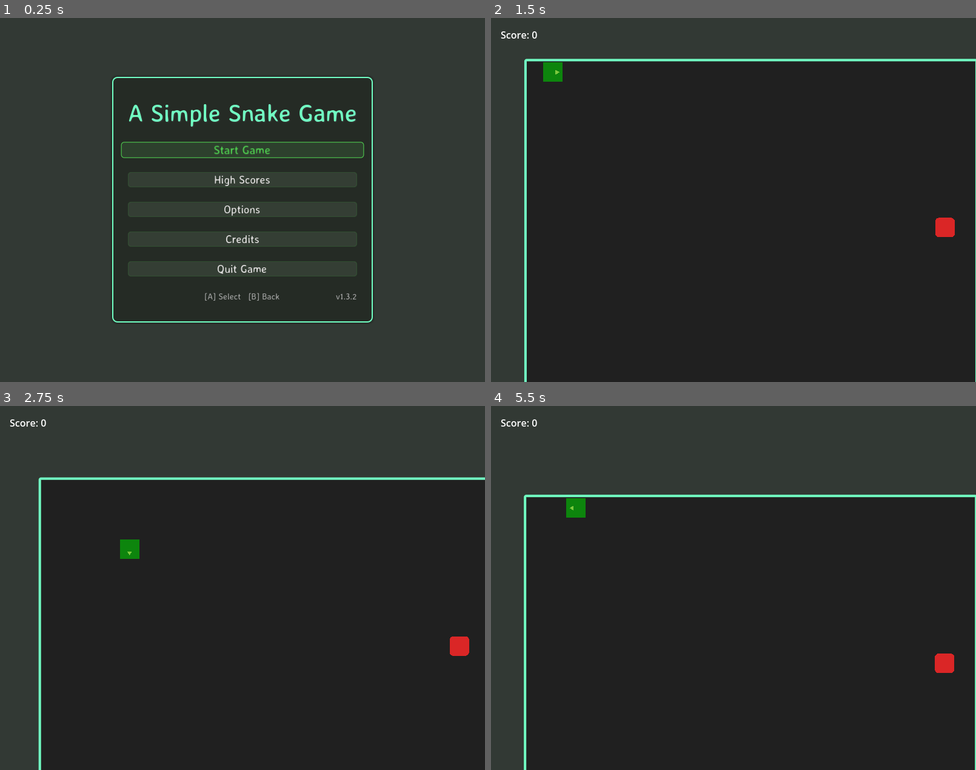
Above: before the commit, frames 1-4 (two rows, left to right).
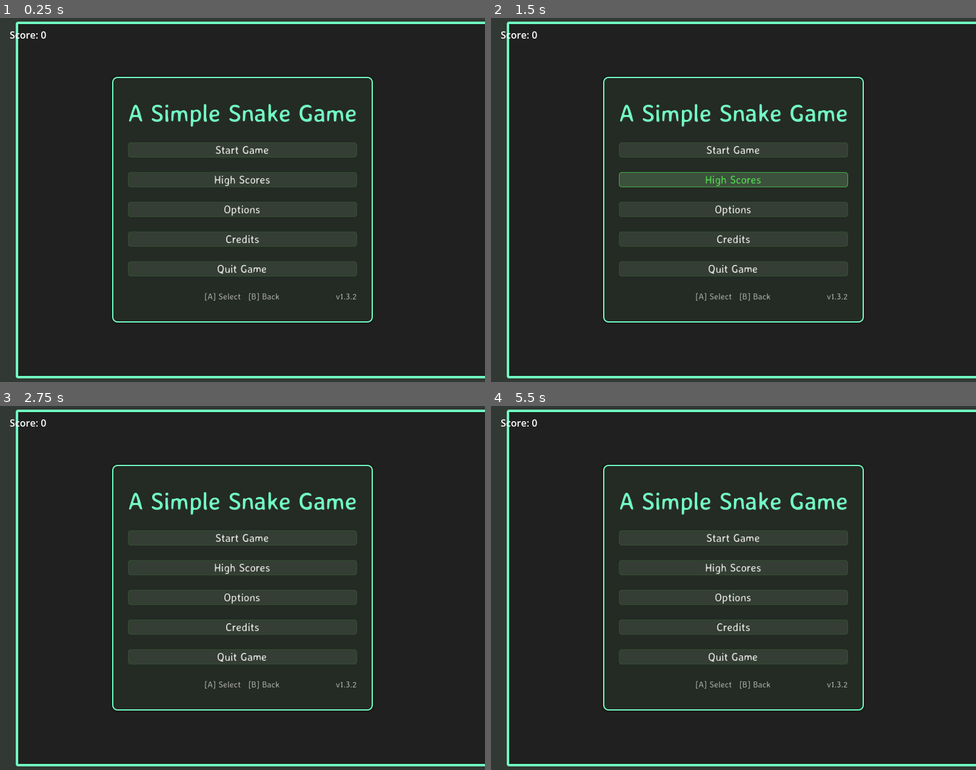
Above: after the commit, the same moments.

Repository: bluehexagons/snake2d
Game: Godot game, scene res://scenes/main/main.tscn
Two runs of this game, one before a commit and one after it. Both use one fixed random seed, a clock stepped at 60 frames per second and the inputs below.
Inputs (mouse positions are in pixels of both pictures, inside the frame that each line leads up to):
- Up to frame 1 (0.25 s): no input
- Up to frame 2 (1.5 s): click (733, 149) at 0.5 s, where only the run before the commit has a clickable "Start Game"; tap Enter at 1.25 s; move the mouse to (840, 181) at 1.27 s; hold Right (right) from 1.28 s (still down); click (840, 181) at 1.42 s
- Up to frame 3 (2.75 s): move the mouse to (145, 606) at 2.02 s; release Right (right) at 2.03 s; hold Down (down) from 2.03 s (still down); click (145, 606) at 2.17 s
- Up to frame 4 (5.5 s): move the mouse to (782, 507) at 2.77 s; release Down (down) at 2.78 s; hold Right (right) 2.78-3.53 s; click (782, 507) at 2.92 s; move the mouse to (709, 660) at 3.52 s; hold Up (ui_up) 3.53-4.28 s; click (709, 660) at 3.67 s; move the mouse to (879, 642) at 4.27 s; hold Left (left) 4.28-5 s; click (879, 642) at 4.42 s; tap Escape (ui_cancel) at 4.9 s; click (733, 584) at 5 s, where only the run before the commit has a clickable "Resume"

The runs differ from the first frame. In frame 1, 58% of the frame differs, in the area x 2-100%, y 1-99%; in frame 2, 28%; in frame 3, 34%; in frame 4, 36%.
Error after the commit: Parse Error: Unexpected identifier "game_manager" in class body. (res://scenes/main/main.gd:55)

Commit message:
Fix bugs and code quality issues (w/llm)
- Fix high scores overwritten on first game after restart
- Fix food.eat() returning null on double-call
- Fix high scores menu polling every frame
- Fix silent call-order dependency in food consumption
- Remove unused reset_game() method
- Fix ConfirmationDialog nodes never being freed
- Remove global input state set in instance code
- Remove unused ui_state_manager field in GameManager
- Remove dead speed constants in config.gd
- Rename snake_camera game_manager property to gameplay
- Fix double pause dispatch path

Diff:
--- a/autoload/config.gd
+++ b/autoload/config.gd
@@ -5,9 +5,6 @@
 const GRID_HEIGHT: int = 18
 
 const MAX_HIGH_SCORES: int = 100
-const STARTING_SPEED: float = 7.0
-const SPEED_INCREMENT: float = 0.5
-const MAX_SPEED: float = 20.0
 
 const CAMERA_LOOK_AHEAD: float = 3.0
 const CAMERA_SMOOTHING: float = 0.115
--- a/autoload/game_manager.gd
+++ b/autoload/game_manager.gd
@@ -18,12 +18,9 @@
 var gameplay: Node
 var save_data_util: RefCounted
 var config: RefCounted
-var ui_state_manager: Node
 
 func _ready() -> void:
-	# Load high scores on startup
-	if save_data_util:
-		high_scores = save_data_util.load_high_scores()
+    pass
 
 func start_game() -> void:
 	is_running = true
@@ -87,10 +84,7 @@
 
 	# Notify UI
 	game_over.emit(final_score)
-	high_scores_updated.emit(high_scores)
-
-func reset_game() -> void:
-	end_game(0)  # This will handle cleanup and reset
+high_scores_updated.emit(high_scores)
 
 func add_score(points: int) -> void:
 	if not is_running:
@@ -119,13 +113,11 @@
 		gameplay.score_updated.connect(_on_gameplay_score_updated)
 
 func set_save_data_util(save_data: RefCounted) -> void:
-	save_data_util = save_data
+    save_data_util = save_data
+    high_scores = save_data_util.load_high_scores()
 
 func set_config(config_node: RefCounted) -> void:
-	config = config_node
-
-func set_ui_state_manager(ui_manager: Node) -> void:
-	ui_state_manager = ui_manager
+    config = config_node
 
 func set_paused(paused: bool) -> void:
 	if paused:
--- a/scenes/food/food.gd
+++ b/scenes/food/food.gd
@@ -72,9 +72,11 @@
 # Public: gameplay calls this when the snake eats the food. The node frees itself
 # at the end of the animation. Returns the tween so callers can await it if needed.
 func eat() -> Tween:
-	if _eaten:
-		return null
-	_eaten = true
+    if _eaten:
+        var noop := create_tween()
+        noop.tween_callback(func() -> void: pass)
+        return noop
+    _eaten = true
 	# Make sure we draw beneath the snake head so it slides over us.
 	z_index = -1
 	var tween := create_tween()
--- a/scenes/main/gameplay.gd
+++ b/scenes/main/gameplay.gd
@@ -167,11 +167,12 @@
 
 	tail_positions.insert(0, new_position)
 
-	var ate_food: bool = food and (new_position == food.position)
-	if ate_food:
-		snake.grow()
-		_consume_food()
-		spawn_food()
+var ate_food: bool = food and (new_position == food.position)
+if ate_food:
+    var food_pos := food.position
+    snake.grow(food_pos)
+    _consume_food()
+    spawn_food()
 	else:
 		if tail_positions.size() > tail_segments.size() + 1:
 			tail_positions.pop_back()
@@ -194,48 +195,48 @@
 				_on_snake_died()
 				return
 
-func _on_snake_grew() -> void:
-	AudioManager.play_eat()
-
-	var segment: ColorRect
-	if tail_segment_pool.size() > 0:
-		segment = tail_segment_pool.pop_back()
-	else:
-		segment = ColorRect.new()
-
-	segment.size = Vector2(ConfigData.GRID_SIZE, ConfigData.GRID_SIZE)
-
-	var base_color := Color(0.0862745, 0.741176, 0.0862745)
-	var segment_count := tail_segments.size()
-
-	if segment_count == 0:
-		segment.color = base_color.darkened(0.1)
-	else:
-		var progress := float(segment_count) / 20.0
-		var hue_shift := randf_range(-0.02, 0.02)
-		var new_color := base_color.lightened(progress * 0.3)
-		new_color = Color.from_hsv(
-			fmod(new_color.h + hue_shift, 1.0),
-			new_color.s,
-			new_color.v
-		)
-		segment.color = new_color
-
-	segment.position = food.position
-	segment.show()
-
-	if segment.get_parent() == null:
-		game_world.add_child(segment)
-	tail_segments.append(segment)
-	# Placeholder; the real visual-prev for new segments is set in `_on_snake_moved`
-	# after the per-segment positions are finalized so the new segment doesn't visibly slide.
-	tail_prev_positions.append(segment.position)
-
-	_update_game_speed()
-
-	score += 10
-	score_updated.emit(score)
-	snake_grew.emit(segment.position)
+func _on_snake_grew(food_position: Vector2) -> void:
+    AudioManager.play_eat()
+
+    var segment: ColorRect
+    if tail_segment_pool.size() > 0:
+        segment = tail_segment_pool.pop_back()
+    else:
+        segment = ColorRect.new()
+
+    segment.size = Vector2(ConfigData.GRID_SIZE, ConfigData.GRID_SIZE)
+
+    var base_color := Color(0.0862745, 0.741176, 0.0862745)
+    var segment_count := tail_segments.size()
+
+    if segment_count == 0:
+        segment.color = base_color.darkened(0.1)
+    else:
+        var progress := float(segment_count) / 20.0
+        var hue_shift := randf_range(-0.02, 0.02)
+        var new_color := base_color.lightened(progress * 0.3)
+        new_color = Color.from_hsv(
+            fmod(new_color.h + hue_shift, 1.0),
+            new_color.s,
+            new_color.v
+        )
+        segment.color = new_color
+
+segment.position = food_position
+    segment.show()
+
+    if segment.get_parent() == null:
+        game_world.add_child(segment)
+    tail_segments.append(segment)
+    # Placeholder; the real visual-prev for new segments is set in `_on_snake_moved`
+    # after the per-segment positions are finalized so the new segment doesn't visibly slide.
+    tail_prev_positions.append(segment.position)
+
+    _update_game_speed()
+
+    score += 10
+    score_updated.emit(score)
+    snake_grew.emit(food_position)
 
 func _on_snake_died() -> void:
 	AudioManager.play_die()
--- a/scenes/main/main.gd
+++ b/scenes/main/main.gd
@@ -52,9 +52,8 @@
 
 	game_manager.set_gameplay(gameplay)
 	game_manager.set_save_data_util(SaveDataUtil)
-	game_manager.set_config(ConfigData)
-	game_manager.set_ui_state_manager(ui_state_manager)
-	camera_node.game_manager = gameplay
+game_manager.set_config(ConfigData)
+    camera_node.gameplay = gameplay
 
 	ui_state_manager.state_changed.connect(_on_ui_state_changed)
 	ui_state_manager.pause_state_changed.connect(_on_pause_state_changed)
--- a/scenes/main/snake_camera.gd
+++ b/scenes/main/snake_camera.gd
@@ -6,7 +6,7 @@
 var target := Vector2.ZERO
 var game_width := 0
 var game_height := 0
-var game_manager: Node = null
+var gameplay: Node = null
 
 func _ready() -> void:
 	game_width = ConfigData.get_game_width()
@@ -22,7 +22,7 @@
 		position = position.lerp(target, weight)
 
 func _physics_process(_delta: float) -> void:
-	if get_tree().is_paused() or game_manager == null:
+	if get_tree().is_paused() or gameplay == null:
 		return
 
 	# Calculate camera target based on weighted factors:
@@ -31,10 +31,10 @@
 	# - Food attraction: draws camera toward food
 	# - Snake center: focuses on the snake's body mass center
 	var center := Vector2(float(game_width)/2.0, float(game_height)/2.0)
-	var snake_position: Vector2 = game_manager.get_snake_position()
-	var look_ahead: Vector2 = snake_position + (game_manager.get_snake_direction() * 32 * ConfigData.CAMERA_LOOK_AHEAD)
-	var food_pos: Vector2 = game_manager.get_food_position()
-	var snake_center: Vector2 = game_manager.get_weighted_snake_center()
+	var snake_position: Vector2 = gameplay.get_snake_position()
+	var look_ahead: Vector2 = snake_position + (gameplay.get_snake_direction() * 32 * ConfigData.CAMERA_LOOK_AHEAD)
+	var food_pos: Vector2 = gameplay.get_food_position()
+	var snake_center: Vector2 = gameplay.get_weighted_snake_center()
 
 	var new_target: Vector2 = (
 		look_ahead * ConfigData.LOOK_AHEAD_WEIGHT +
--- a/scenes/snake/snake.gd
+++ b/scenes/snake/snake.gd
@@ -3,7 +3,7 @@
 const ConfigData = preload("res://autoload/config.gd")
 
 signal moved(new_position: Vector2)
-signal grew()
+signal grew(food_position: Vector2)
 signal died()
 signal first_move()
 
@@ -19,9 +19,7 @@
 var _direction_indicator: Polygon2D
 
 func _ready() -> void:
-	Input.emulate_touch_from_mouse = true
-	Input.emulate_mouse_from_touch = true
-	position = position.snapped(Vector2(ConfigData.GRID_SIZE, ConfigData.GRID_SIZE))
+    position = position.snapped(Vector2(ConfigData.GRID_SIZE, ConfigData.GRID_SIZE))
 	logical_position = position
 	visual_prev_position = position
 
@@ -88,8 +86,8 @@
 	can_move = true
 	moved.emit(new_position)
 
-func grow() -> void:
-	grew.emit()
+func grow(food_position: Vector2) -> void:
+    grew.emit(food_position)
 
 func hide_indicator() -> void:
 	_direction_indicator.hide()
--- a/scenes/ui/high_scores_menu.gd
+++ b/scenes/ui/high_scores_menu.gd
@@ -10,17 +10,19 @@
 const SCROLL_SPEED: float = 6.66
 
 func _ready() -> void:
-	back_button.pressed.connect(_on_back_pressed)
-	back_button.button_down.connect(AudioManager.play_click)
-	back_button.focus_entered.connect(AudioManager.play_focus)
+    back_button.pressed.connect(_on_back_pressed)
+    back_button.button_down.connect(AudioManager.play_click)
+    back_button.focus_entered.connect(AudioManager.play_focus)
+    set_process(false)
+    visibility_changed.connect(_on_visibility_changed)
+
+func _on_visibility_changed() -> void:
+    set_process(self.visible)
 
 func _process(_delta: float) -> void:
-	if not self.visible:
-		return
-
-	var scroll_input: float = Input.get_axis("ui_up", "ui_down")
-	if scroll_input != 0:
-		scroll_container.scroll_vertical += int(scroll_input * SCROLL_SPEED)
+    var scroll_input: float = Input.get_axis("ui_up", "ui_down")
+    if scroll_input != 0:
+        scroll_container.scroll_vertical += int(scroll_input * SCROLL_SPEED)
 
 func update_scores(scores: Array[int]) -> void:
 	for child in scores_list.get_children():
--- a/scenes/ui/options_menu.gd
+++ b/scenes/ui/options_menu.gd
@@ -80,9 +80,11 @@
 	fullscreen_button.text = str("Fullscreen: ", "On" if is_fullscreen else "Off")
 
 func _show_confirmation_dialog(title: String, text: String, on_confirm: Callable) -> void:
-	var dialog := ConfirmationDialog.new()
-	dialog.title = title
-	dialog.dialog_text = text
-	dialog.confirmed.connect(on_confirm)
-	add_child(dialog)
-	dialog.popup_centered()
+    var dialog := ConfirmationDialog.new()
+    dialog.title = title
+    dialog.dialog_text = text
+    dialog.confirmed.connect(func() -> void: on_confirm.call(); dialog.queue_free())
+    dialog.close_requested.connect(dialog.queue_free)
+    dialog.canceled.connect(dialog.queue_free)
+    add_child(dialog)
+    dialog.popup_centered()
--- a/scenes/ui/ui_state_manager.gd
+++ b/scenes/ui/ui_state_manager.gd
@@ -104,25 +104,20 @@
 	return UIState.keys()[current_state]
 
 func set_paused(paused_state: bool) -> void:
-	var currently_paused = current_state == UIState.PAUSED
-	if paused_state == currently_paused:
-		return
+    var currently_paused = current_state == UIState.PAUSED
+    if paused_state == currently_paused:
+        return
 
-	get_tree().paused = paused_state
+    get_tree().paused = paused_state
 
-	if main_node:
-		var game_manager = main_node.get("game_manager")
-		if game_manager and game_manager.has_method("set_paused"):
-			game_manager.set_paused(paused_state)
+    if paused_state:
+        if current_state == UIState.GAMEPLAY:
+            change_state(UIState.PAUSED)
+    else:
+        if current_state == UIState.PAUSED:
+            change_state(UIState.GAMEPLAY)
 
-	if paused_state:
-		if current_state == UIState.GAMEPLAY:
-			change_state(UIState.PAUSED)
-	else:
-		if current_state == UIState.PAUSED:
-			change_state(UIState.GAMEPLAY)
-
-	pause_state_changed.emit(paused_state)
+    pause_state_changed.emit(paused_state)
 
 func _unhandled_input(event: InputEvent) -> void:
 	if event.is_action_pressed("ui_cancel"):
Not shown, added: docs/improvements.md
